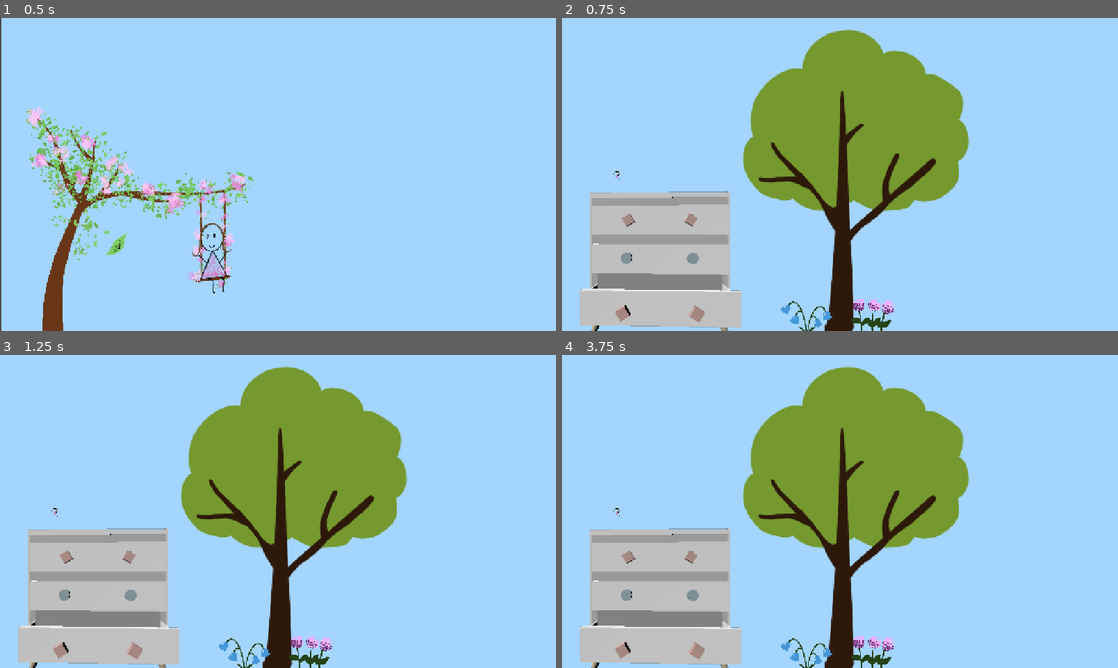
Above: before the commit, frames 1-4 (two rows, left to right).
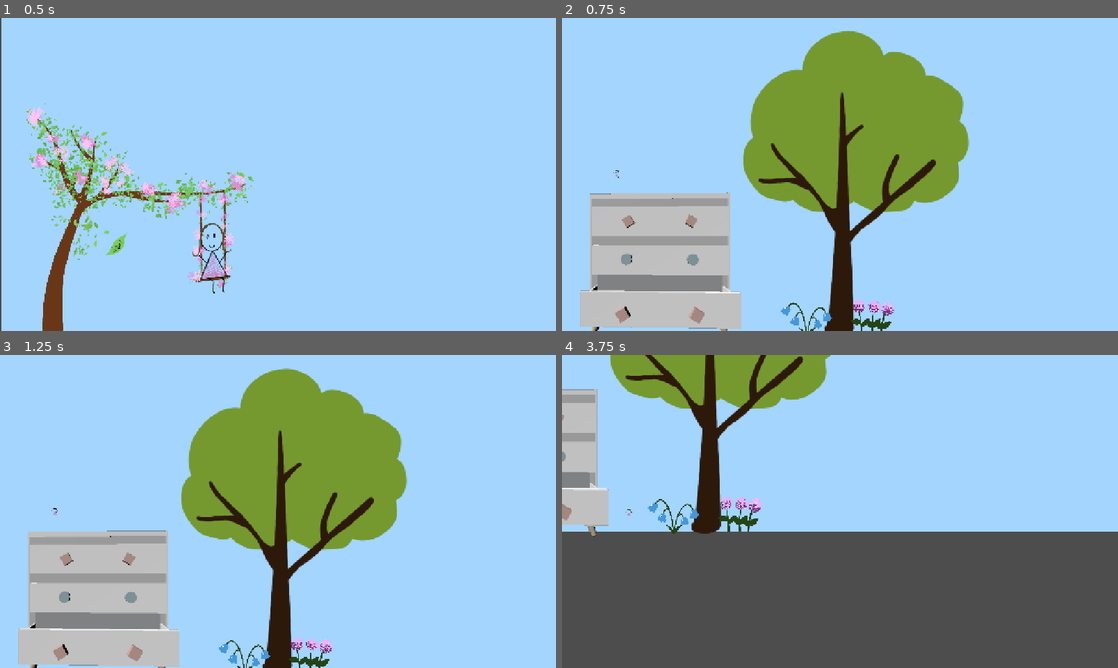
Above: after the commit, the same moments.

Repository: jillrylo/Drawing-Parkour
Game: Godot game, scene res://Scenes/StartScreen.tscn
Two runs of this game, one before a commit and one after it. Both use one fixed random seed, a clock stepped at 60 frames per second and the inputs below.
Inputs (mouse positions are in pixels of both pictures, inside the frame that each line leads up to):
- Up to frame 1 (0.5 s): no input
- Up to frame 2 (0.75 s): click (678, 246) at 0.5 s
- Up to frame 3 (1.25 s): no input
- Up to frame 4 (3.75 s): tap Enter (ui_accept) at 1.25, 1.52, 2.27 s; hold Right (ui_right) 1.28-2.78 s; hold Left (ui_left) 2.78-3.53 s; hold Right (ui_right) from 3.53 s (still down)

Frame 1 is identical in both runs. In frame 2, 2.6% of the frame differs, in the area x 3-74%, y 3-100%; in frame 3, 3.8%; in frame 4, 71%, in the area x 0-100%, y 0-100%.
Error before the commit: Attempt to call function 'play' in base 'null instance' on a null instance. (res://Scripts/player.gd:26)

Commit message:
animations werkin

Diff:
--- a/first-godot-proj/Scenes/game.tscn
+++ b/first-godot-proj/Scenes/game.tscn
@@ -1,6 +1,6 @@
 [gd_scene load_steps=4 format=3 uid="uid://d08i48wn6hp61"]
 
-[ext_resource type="PackedScene" uid="uid://dupbj03k0vldf" path="res://Player/player.tscn" id="1_qxrlw"]
+[ext_resource type="PackedScene" uid="uid://dupbj03k0vldf" path="res://Sound/Player/player.tscn" id="1_qxrlw"]
 [ext_resource type="PackedScene" uid="uid://berc3hhieytfn" path="res://Scenes/platform.tscn" id="2_wrm1d"]
 
 [sub_resource type="WorldBoundaryShape2D" id="WorldBoundaryShape2D_qxrlw"]
--- a/first-godot-proj/Scenes/wall_1.tscn
+++ b/first-godot-proj/Scenes/wall_1.tscn
@@ -1,6 +1,6 @@
 [gd_scene load_steps=10 format=3 uid="uid://cdfwii4l64gjt"]
 
-[ext_resource type="PackedScene" uid="uid://dupbj03k0vldf" path="res://Player/player.tscn" id="1_xghsi"]
+[ext_resource type="PackedScene" uid="uid://dupbj03k0vldf" path="res://Sound/Player/player.tscn" id="1_xghsi"]
 [ext_resource type="PackedScene" uid="uid://pns3a4vfsgd1" path="res://Scenes/transition_to_next_wall.tscn" id="3_ew77b"]
 [ext_resource type="Texture2D" uid="uid://dhkl4tvmq38th" path="res://Assets/TreesAndFlowers/Tree1Leaves.png" id="4_ub6k7"]
 [ext_resource type="Texture2D" uid="uid://b5y2yi4ur3f48" path="res://Assets/TreesAndFlowers/Tree1BranchesandTrunk.png" id="5_81nt5"]
--- a/first-godot-proj/Scenes/wall_2.tscn
+++ b/first-godot-proj/Scenes/wall_2.tscn
@@ -1,6 +1,6 @@
 [gd_scene load_steps=4 format=3 uid="uid://3fy08v7yv2yc"]
 
-[ext_resource type="PackedScene" uid="uid://dupbj03k0vldf" path="res://Player/player.tscn" id="1_pe6ch"]
+[ext_resource type="PackedScene" uid="uid://dupbj03k0vldf" path="res://Sound/Player/player.tscn" id="1_pe6ch"]
 [ext_resource type="PackedScene" uid="uid://berc3hhieytfn" path="res://Scenes/platform.tscn" id="2_wk77s"]
 
 [sub_resource type="WorldBoundaryShape2D" id="WorldBoundaryShape2D_qxrlw"]
--- a/first-godot-proj/Scripts/player.gd
+++ b/first-godot-proj/Scripts/player.gd
@@ -22,10 +22,15 @@
 	else:
 		velocity.x = move_toward(velocity.x, 0, SPEED)
 
-	if velocity.length() == 0:
-		$AnimationPlayer.play("idle")
-	else:
-		$AnimationPlayer.play("walk")
+
+	move_and_slide()
 
 
-	move_and_slide()
+
+@onready var _animated_sprite = $AnimatedSprite2D
+
+func _process(_delta):
+	if Input.is_action_pressed("ui_right"):
+		_animated_sprite.play("walk")
+	else:
+		_animated_sprite.stop()
--- a/first-godot-proj/Player/player.tscn
+++ b/first-godot-proj/Sound/Player/player.tscn
@@ -1,6 +1,6 @@
 [gd_scene load_steps=13 format=3 uid="uid://dupbj03k0vldf"]
 
-[ext_resource type="Texture2D" uid="uid://cvxuk8wl2fxp" path="res://Player/Girl_player_1.png" id="1_4flbx"]
+[ext_resource type="Texture2D" uid="uid://cvxuk8wl2fxp" path="res://Sound/Player/Girl_player_1.png" id="1_4flbx"]
 [ext_resource type="Script" uid="uid://dp10ltjbirfsx" path="res://Scripts/player.gd" id="1_onrkg"]
 [ext_resource type="Texture2D" uid="uid://dlu4upttx7g3c" path="res://Assets/walk cycle/walk 1.png" id="3_x3vf3"]
 [ext_resource type="Texture2D" uid="uid://dj378odw6gxbt" path="res://Assets/walk cycle/walk 2.png" id="4_apopc"]
Renamed: first-godot-proj/Player/Girl_player_1.png -> first-godot-proj/Sound/Player/Girl_player_1.png
Not shown, changed: first-godot-proj/Sound/Player/Girl_player_1.png.import
